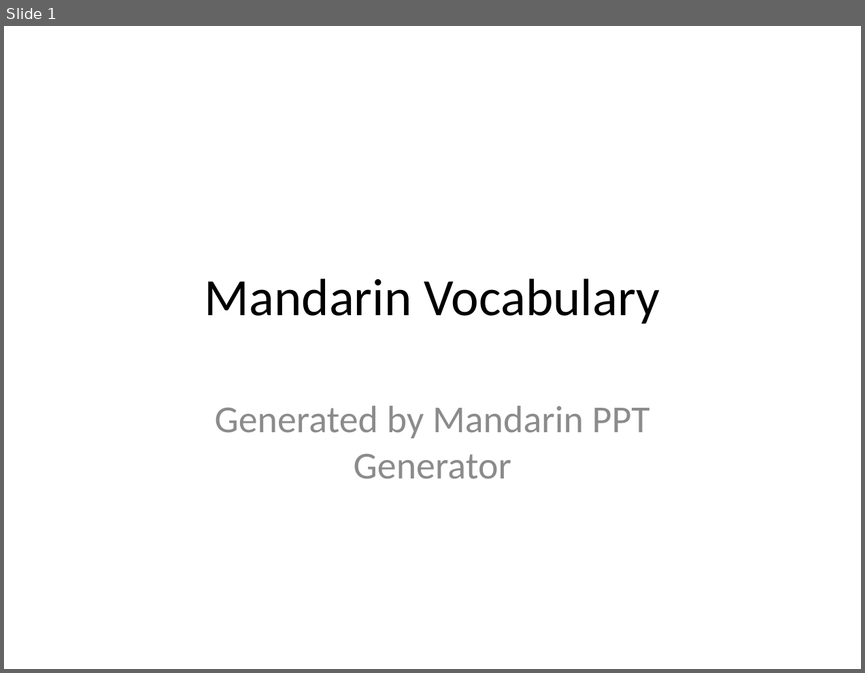
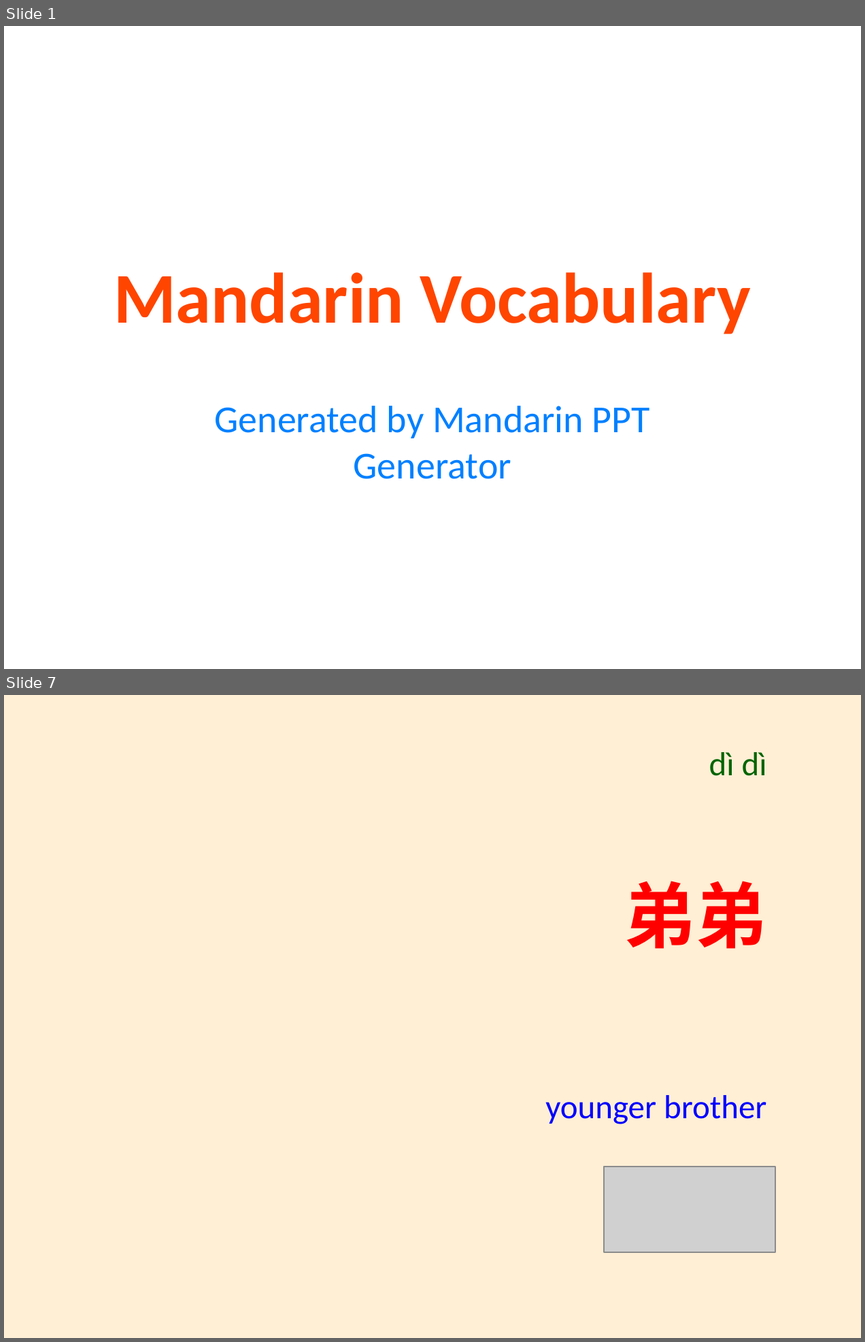
Before and after one commit to t1anzn/Mandarin-PPT-Generator, a slide deck: Mandarin_Vocabulary_PPT.pptx. Shown one above the other, each under a label of ours: slide 1 before the commit, slides 1 and 7 after it; the slides between them are not shown. The pictures are 865x673 and 865x1342 pixels, drawn with LibreOffice and Linux fonts; fonts in the diff are those of the drawing; grey boxes stand for pictures. Boxes give left, top, right and bottom in pixels: in the first picture for what was removed or moved away, otherwise in the second. Text is boxed around its words. In the diff, an @@ line names an element or a change of style, - is before the commit and + after.

```diff
--- a/Mandarin_Vocabulary_PPT.pptx
+++ b/Mandarin_Vocabulary_PPT.pptx
@@ slide 7 added at [4, 695, 861, 1338], background #FFEFD5 @@
@@ text added at [709, 752, 767, 776], 28 pt, text #006400 @@
+dì dì
@@ text added at [624, 881, 767, 949], 60 pt, text #FF0000, bold @@
+弟弟
@@ text added at [545, 1095, 766, 1124], 28 pt, text #0000FF @@
+younger brother
@@ picture added at [604, 1166, 775, 1252] @@
@@ slide 1 changed as well @@
@@ title "Mandarin Vocabulary" at [113, 272, 751, 334]: size 44 to 60 pt, text colour #000000 to #FF4500, bold on @@
@@ subtitle "Generated by Mandarin PPT Generator" at [215, 405, 650, 479]: text colour #8C8C8C to #0080FF @@
```
Also in this commit, not shown: 14 other slides added, 3 slides removed, 22 other files.
